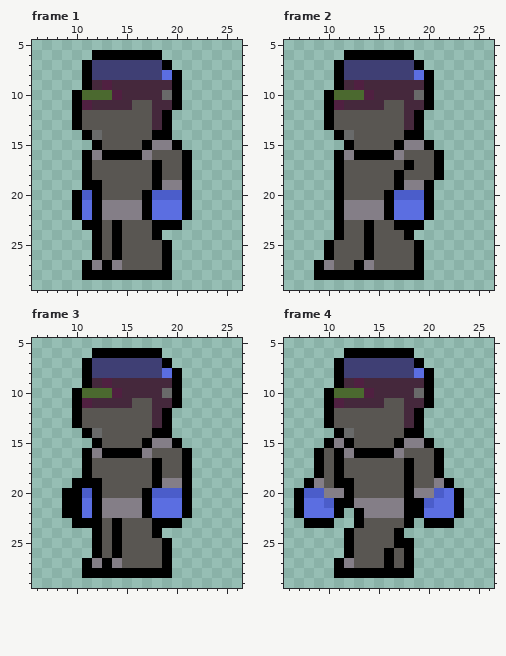
Pixel-art file: assets/raw/character.ase. The picture above was drawn from the file before the commit.
32x32 pixels, 4 frames. Shown: frame 1: x 6..26, y 5..29; frame 2: x 6..26, y 5..29; frame 3: x 6..26, y 5..29; frame 4: x 6..26, y 5..29.
Now the later version:
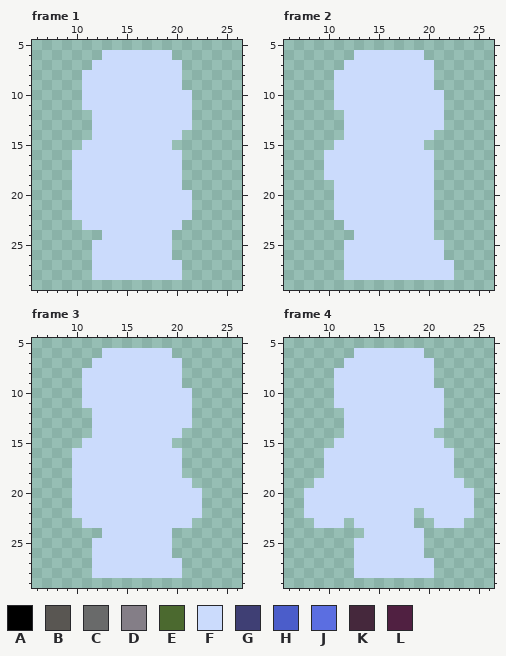
Palette (. is transparent): A #000000  B #595652  C #696a6a  D #847e87  E #4b692f  F #cbdbfc  G #3f3f74  H #4b5dca  J #5b6ee1  K #45283c  L #502041
The edit:
layer "base" now hidden
layer "hit" now shown
--- frame 1
@@ x 6..26 @@
  5 .....................
- 6 ......AAAAAAA........
- 7 .....AGGGGGGGA.......
- 8 .....AGGGGGGGJA......
- 9 .....AKLKKKKKKA......
-10 ....AEEELKKKKCA......
-11 ....ALKKKKBBKKA......
-12 ....ABBBBBBBKA.......
-13 ....ABBBBBBBKA.......
-14 .....ACBBBBBAA.......
-15 ......ABBBBADDA......
-16 .....ADAAAADBBBA.....
-17 .....ABBBBBBABBA.....
-18 .....ABBBBBBABBA.....
-19 .....AABBBBBADDA.....
-20 ....AHABBBBAHHHA.....
-21 ....AJADDDDAJJJA.....
-22 ....AJADDDDAJJJA.....
-23 .....AABABBBAAA......
-24 ......ABABBBA........
-25 ......ABABBBBA.......
-26 ......ABABBBBA.......
-27 .....ADADBBBBA.......
-28 .....AAAAAAAAA.......
+ 6 .......FFFFFFF.......
+ 7 ......FFFFFFFFF......
+ 8 .....FFFFFFFFFF......
+ 9 .....FFFFFFFFFF......
+10 .....FFFFFFFFFFF.....
+11 .....FFFFFFFFFFF.....
+12 ......FFFFFFFFFF.....
+13 ......FFFFFFFFFF.....
+14 ......FFFFFFFFF......
+15 .....FFFFFFFFF.......
+16 ....FFFFFFFFFFF......
+17 ....FFFFFFFFFFF......
+18 ....FFFFFFFFFFF......
+19 ....FFFFFFFFFFF......
+20 ....FFFFFFFFFFFF.....
+21 ....FFFFFFFFFFFF.....
+22 ....FFFFFFFFFFFF.....
+23 .....FFFFFFFFFF......
+24 .......FFFFFFF.......
+25 ......FFFFFFFF.......
+26 ......FFFFFFFF.......
+27 ......FFFFFFFFF......
+28 ......FFFFFFFFF......
 29 .....................
--- frame 2
@@ x 6..26 @@
  5 .....................
- 6 ......AAAAAAA........
- 7 .....AGGGGGGGA.......
- 8 .....AGGGGGGGJA......
- 9 .....AKLKKKKKKA......
-10 ....AEEELKKKKCA......
-11 ....ALKKKKBBKKA......
-12 ....ABBBBBBBKA.......
-13 ....ABBBBBBBKA.......
-14 .....ACBBBBBAA.......
-15 ......ABBBBADDA......
-16 .....ADAAAADBBBA.....
-17 .....ABBBBBBABBA.....
-18 .....ABBBBBABBBA.....
-19 .....ABBBBBADDA......
-20 .....ABBBBAHHHA......
-21 .....ADDDDAJJJA......
-22 .....ADDDDAJJJA......
-23 .....ABBABBAAA.......
-24 .....ABBABBBA........
-25 ....ABBBABBBBA.......
-26 ....ABBBABBBBA.......
-27 ...ADBBADBBBBA.......
-28 ...AAAAAAAAAAA.......
+ 6 .......FFFFFFF.......
+ 7 ......FFFFFFFFF......
+ 8 .....FFFFFFFFFF......
+ 9 .....FFFFFFFFFF......
+10 .....FFFFFFFFFFF.....
+11 .....FFFFFFFFFFF.....
+12 ......FFFFFFFFFF.....
+13 ......FFFFFFFFFF.....
+14 ......FFFFFFFFF......
+15 .....FFFFFFFFF.......
+16 ....FFFFFFFFFFF......
+17 ....FFFFFFFFFFF......
+18 ....FFFFFFFFFFF......
+19 .....FFFFFFFFFF......
+20 .....FFFFFFFFFF......
+21 .....FFFFFFFFFF......
+22 .....FFFFFFFFFF......
+23 ......FFFFFFFFF......
+24 .......FFFFFFFF......
+25 ......FFFFFFFFFF.....
+26 ......FFFFFFFFFF.....
+27 ......FFFFFFFFFFF....
+28 ......FFFFFFFFFFF....
 29 .....................
--- frame 3
@@ x 6..26 @@
  5 .....................
- 6 ......AAAAAAA........
- 7 .....AGGGGGGGA.......
- 8 .....AGGGGGGGJA......
- 9 .....AKLKKKKKKA......
-10 ....AEEELKKKKCA......
-11 ....ALKKKKBBKKA......
-12 ....ABBBBBBBKA.......
-13 ....ABBBBBBBKA.......
-14 .....ACBBBBBAA.......
-15 ......ABBBBADDA......
-16 .....ADAAAADBBBA.....
-17 .....ABBBBBBABBA.....
-18 .....ABBBBBBABBA.....
-19 ....AAABBBBBADDA.....
-20 ...AAHABBBBAHHHA.....
-21 ...AAJADDDDAJJJA.....
-22 ...AAJADDDDAJJJA.....
-23 ....AAABABBBAAA......
-24 ......ABABBBA........
-25 ......ABABBBBA.......
-26 ......ABABBBBA.......
-27 .....ADADBBBBA.......
-28 .....AAAAAAAAA.......
+ 6 .......FFFFFFF.......
+ 7 ......FFFFFFFFF......
+ 8 .....FFFFFFFFFF......
+ 9 .....FFFFFFFFFF......
+10 .....FFFFFFFFFFF.....
+11 .....FFFFFFFFFFF.....
+12 ......FFFFFFFFFF.....
+13 ......FFFFFFFFFF.....
+14 ......FFFFFFFFF......
+15 .....FFFFFFFFF.......
+16 ....FFFFFFFFFFF......
+17 ....FFFFFFFFFFF......
+18 ....FFFFFFFFFFF......
+19 ....FFFFFFFFFFFF.....
+20 ....FFFFFFFFFFFFF....
+21 ....FFFFFFFFFFFFF....
+22 ....FFFFFFFFFFFFF....
+23 .....FFFFFFFFFFF.....
+24 .......FFFFFFF.......
+25 ......FFFFFFFF.......
+26 ......FFFFFFFF.......
+27 ......FFFFFFFFF......
+28 ......FFFFFFFFF......
 29 .....................
--- frame 4
@@ x 6..26 @@
  5 .....................
- 6 ......AAAAAAA........
- 7 .....AGGGGGGGA.......
- 8 .....AGGGGGGGJA......
- 9 .....AKLKKKKKKA......
-10 ....AEEELKKKKCA......
-11 ....ALKKKKBBKKA......
-12 ....ABBBBBBBKA.......
-13 ....ABBBBBBBKA.......
-14 .....ACBBBBBAA.......
-15 ....ADABBBBADDA......
-16 ...ABADAAAADBBBA.....
-17 ...ABABBBBBBABBA.....
-18 ...ABABBBBBBABBA.....
-19 ..ADBAABBBBBABBDA....
-20 .AHHDDABBBBBADDHJA...
-21 .AJJHAADDDDDAAHJJA...
-22 .AJJJA.ADDDDAAJJJA...
-23 ..AAA..ABBBBA.AAA....
-24 ......ABBBBA.........
-25 ......ABBBBAA........
-26 ......ABBBABA........
-27 .....ADBBBABA........
-28 .....AAAAAAAA........
+ 6 .......FFFFFFF.......
+ 7 ......FFFFFFFFF......
+ 8 .....FFFFFFFFFF......
+ 9 .....FFFFFFFFFF......
+10 .....FFFFFFFFFFF.....
+11 .....FFFFFFFFFFF.....
+12 ......FFFFFFFFFF.....
+13 ......FFFFFFFFFF.....
+14 ......FFFFFFFFF......
+15 .....FFFFFFFFFFF.....
+16 ....FFFFFFFFFFFFF....
+17 ....FFFFFFFFFFFFF....
+18 ....FFFFFFFFFFFFF....
+19 ...FFFFFFFFFFFFFFF...
+20 ..FFFFFFFFFFFFFFFFF..
+21 ..FFFFFFFFFFFFFFFFF..
+22 ..FFFFFFFFFFF.FFFFF..
+23 ...FFF.FFFFFF..FFF...
+24 ........FFFFFF.......
+25 .......FFFFFFF.......
+26 .......FFFFFFF.......
+27 .......FFFFFFFF......
+28 .......FFFFFFFF......
 29 .....................
Changed places in both pictures, as pixel boxes (x1, y1, x2, y2):
changed: (72, 50, 192, 280)
changed: (314, 50, 454, 280)
changed: (62, 348, 202, 578)
changed: (294, 348, 474, 578)
